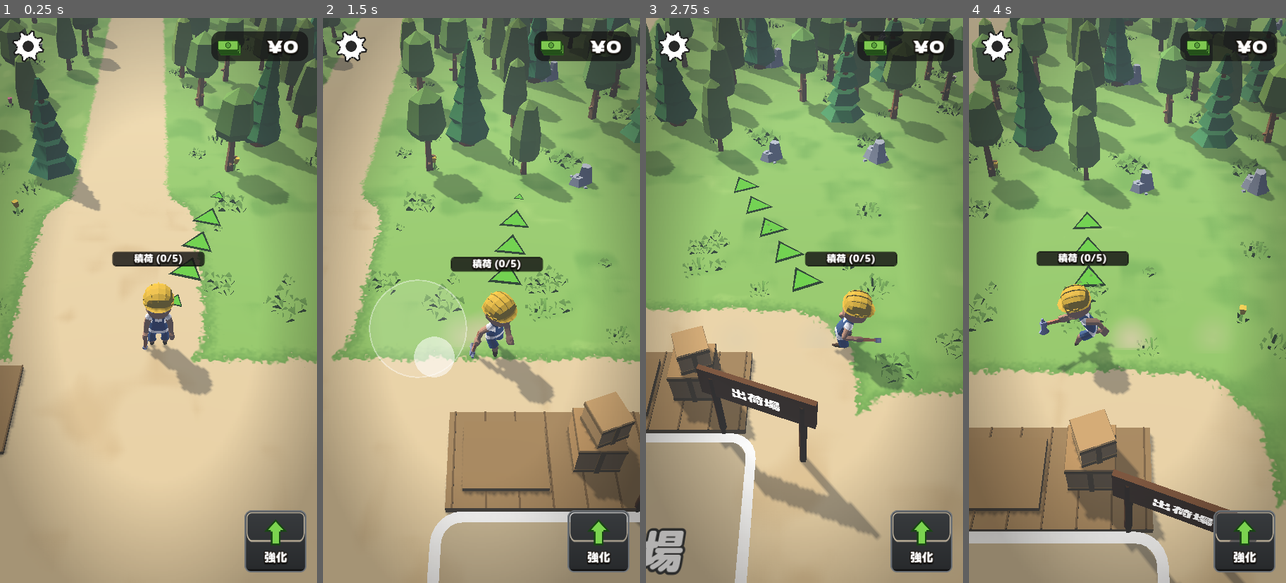
Above: before the commit, frames 1-4 (left to right).
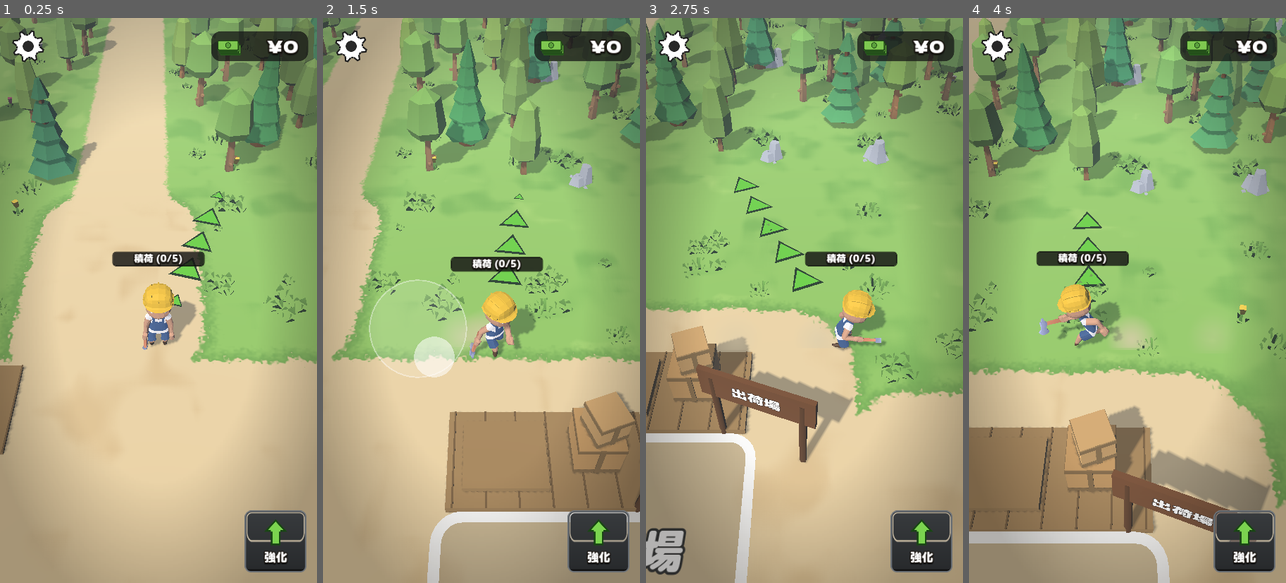
Above: after the commit, the same moments.

Repository: seoooma/tree-miner
Game: Godot game, scene res://scenes/main.tscn
Two runs of this game, one before a commit and one after it. Both use one fixed random seed, a clock stepped at 60 frames per second and the inputs below.
Inputs (mouse positions are in pixels of both pictures, inside the frame that each line leads up to):
- Up to frame 1 (0.25 s): no input
- Up to frame 2 (1.5 s): tap Enter at 0.5 s; move the mouse to (551, 272) at 0.52 s; hold D 0.53-1.25 s; tap E at 0.6 s; click (551, 272) at 0.67 s; drag from (418, 328) to (465, 413) at 1.27 s
- Up to frame 3 (2.75 s): move the mouse to (836, 176) at 2.02 s; hold D from 2.03 s (still down); tap E at 2.1 s
- Up to frame 4 (4 s): release D at 2.75 s; drag from (1111, 413) to (1032, 215) at 2.77 s; move the mouse to (1222, 385) at 3.52 s; hold A from 3.53 s (still down); tap E at 3.6 s

The runs differ from the first frame. In frame 1, 13% of the frame differs, in the area x 0-100%, y 0-78%; in frame 2, 17%; in frame 3, 21%; in frame 4, 25%, in the area x 0-100%, y 0-100%.

Commit message:
太陽をカメラ側から当て、見えている面を明るくする
Co-Authored-By: Claude Opus 5.5 <noreply@anthropic.com>
Claude-Session: https://claude.ai/code/session_01PjCfv6vfc1fqhkGSYj9hnj

Diff:
--- a/scripts/main.gd
+++ b/scripts/main.gd
@@ -132,9 +132,10 @@
 	world_env.environment = env
 	add_child(world_env)
 
-	# 暖色の太陽を画面の左上から。影は濃すぎないようにして、環境光の青紫を残す
+	# 暖色の太陽をカメラ側の左上から当てる（見えている面が明るく、影は画面の奥・右へ落ちる）。
+	# 影は濃すぎないようにして、環境光の青紫を残す
 	var sun := DirectionalLight3D.new()
-	sun.rotation_degrees = Vector3(-50, -140, 0)
+	sun.rotation_degrees = Vector3(-52, -30, 0)
 	sun.light_color = Color("#fff0d6")
 	sun.light_energy = 0.45
 	sun.light_angular_distance = 1.0
